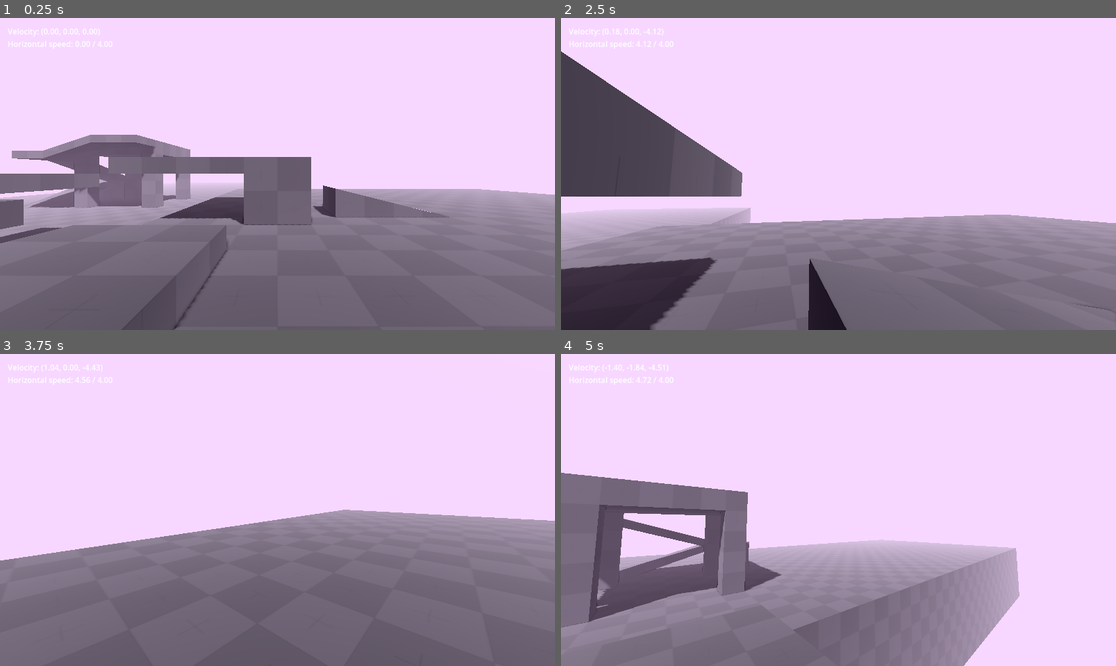
Above: before the commit, frames 1-4 (two rows, left to right).
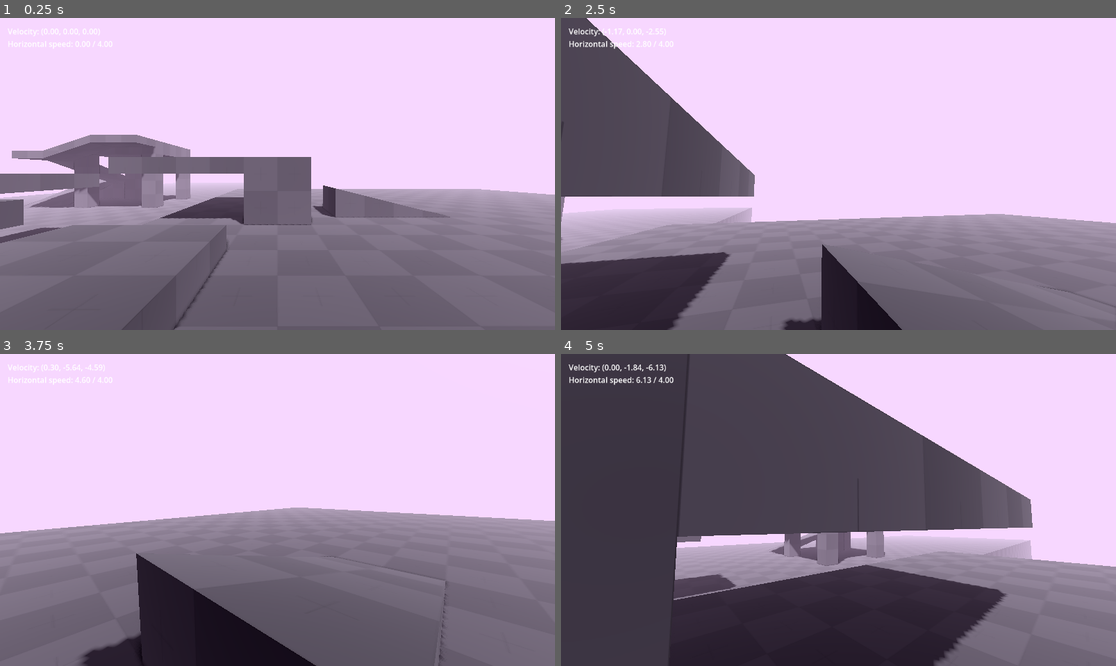
Above: after the commit, the same moments.

Repository: Falkimore/first-person-quake-movement
Game: Godot game, scene res://main.tscn
Two runs of this game, one before a commit and one after it. Both use one fixed random seed, a clock stepped at 60 frames per second and the inputs below.
Inputs (mouse positions are in pixels of both pictures, inside the frame that each line leads up to):
- Up to frame 1 (0.25 s): no input
- Up to frame 2 (2.5 s): tap Enter at 0.5 s; move the mouse to (866, 174) at 0.52 s; hold W (move_forward) from 0.53 s (still down); tap Space (jump) at 0.77, 1.52 s; move the mouse to (810, 174) at 1.27 s; move the mouse to (849, 167) at 2.02 s
- Up to frame 3 (3.75 s): keep holding W (move_forward); move the mouse to (271, 516) at 2.77 s; tap Space (jump) at 3.02 s; move the mouse to (316, 513) at 3.52 s
- Up to frame 4 (5 s): keep holding W (move_forward); tap Space (jump) at 3.77, 4.52 s; move the mouse to (794, 506) at 4.27 s

The runs differ from the first frame. In frame 1, less than 0.1% of the frame differs, in the area x 0-82%, y 44-100%; in frame 2, 7.1%; in frame 3, 9.8%; in frame 4, 74%, in the area x 0-100%, y 0-100%.

Commit message:
make the player wider

Diff:
--- a/player/player.tscn
+++ b/player/player.tscn
@@ -6,7 +6,6 @@
 [ext_resource type="PackedScene" uid="uid://c0cgdl2ignvlq" path="res://player/hud/player_hud.tscn" id="3_yw30f"]
 
 [sub_resource type="CapsuleShape3D" id="CapsuleShape3D_onrkg"]
-radius = 0.25
 height = 1.9000001
 
 [node name="Player" type="CharacterBody3D" unique_id=1941719941]
